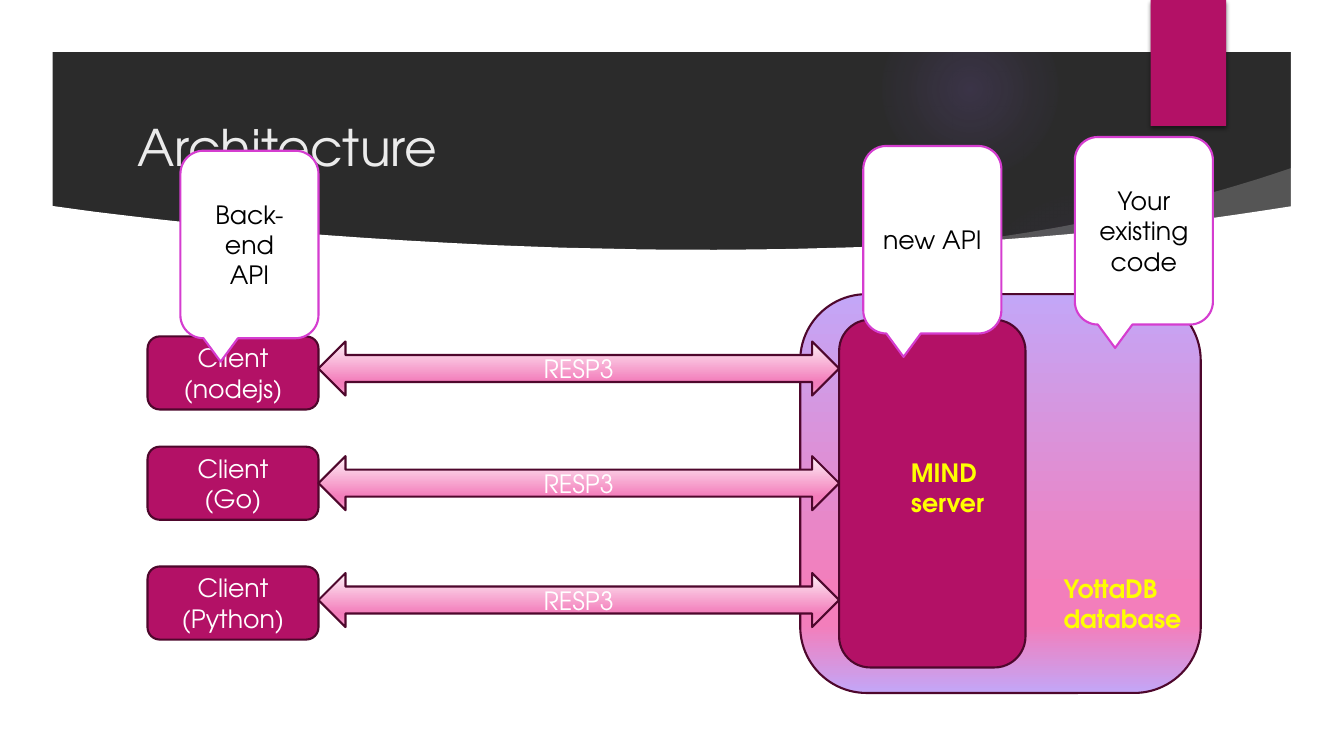
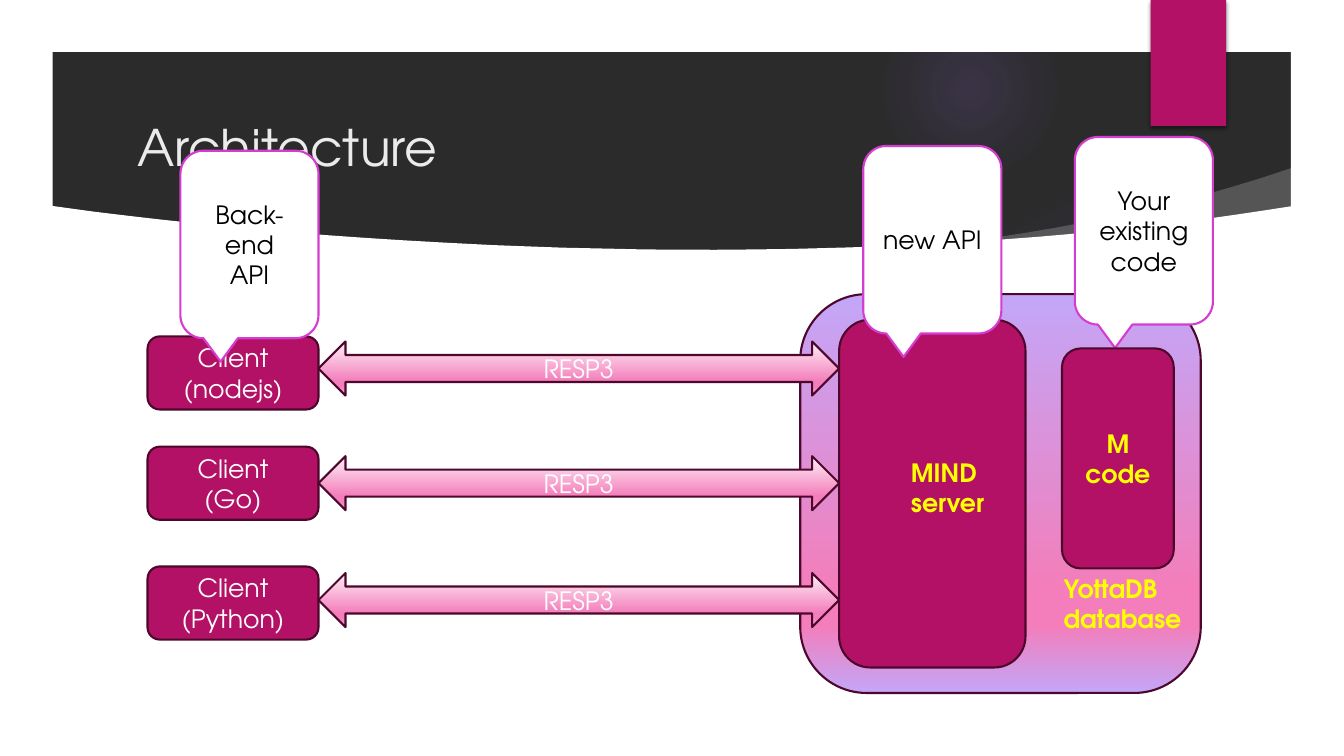
Before and after one commit to mind4yottadb/mind-server, a slide deck: slide 8 of docs/slides/def1.pptx. Drawn at 1344x756 pixels with LibreOffice and Linux fonts; fonts in the diff are those of the drawing; background and template pictures are left out; a plain dark background stands for a picture behind light text. Boxes give left, top, right and bottom in pixels: in the first picture for what was removed or moved away, otherwise in the second. Text is boxed around its words. In the diff, an @@ line names an element or a change of style, - is before the commit and + after.

```diff
--- a/docs/slides/def1.pptx
+++ b/docs/slides/def1.pptx
@@ rounded rectangle added at [1063,349,1175,569], fill #B31166, outline #4E072D 1.5 pt, 18 pt, text #FFFF00, bold @@
+M code
```
Also in this commit, not shown: 2 other slides changed, 17 other files.
